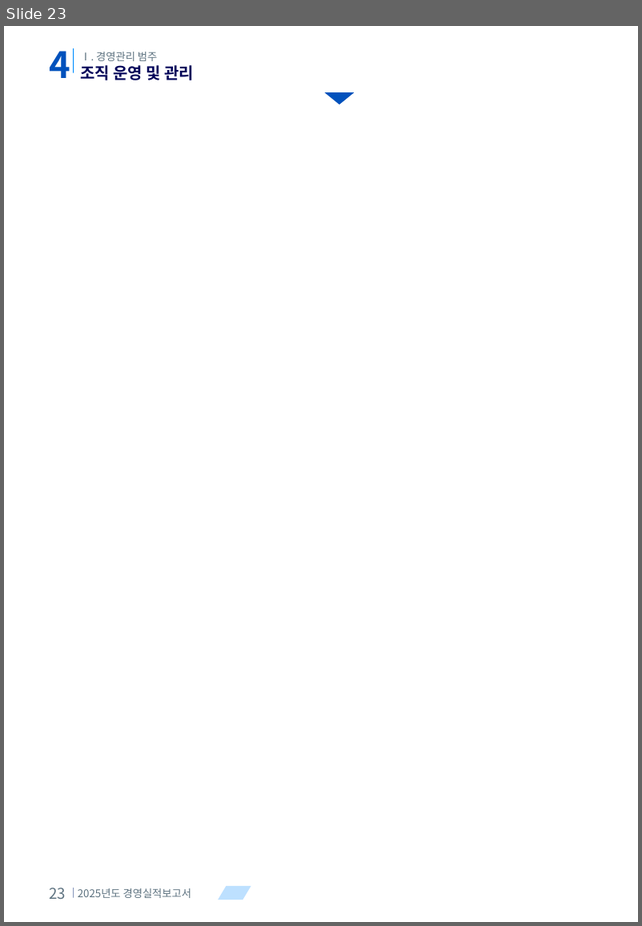
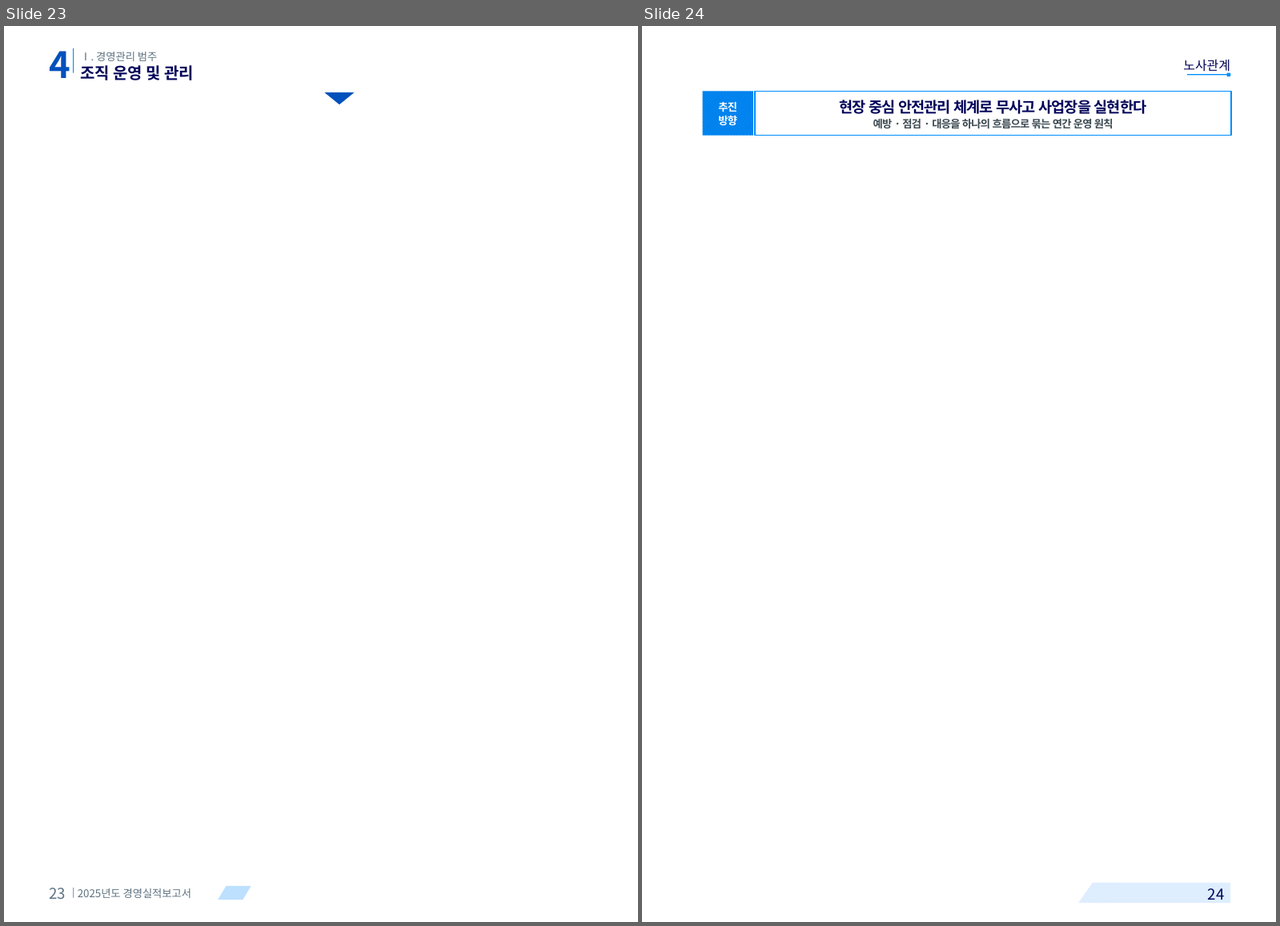
Before and after one commit to khjlsi-creator/claude, a slide deck: korad-경영평가-ppt/KORAD_경영평가_레이아웃_템플릿_A4세로.pptx. Shown side by side, each under a label of ours: slide 23 before the commit, slides 23 and 24 after it. The pictures are 642x926 and 1280x926 pixels, drawn with LibreOffice and Linux fonts; fonts in the diff are those of the drawing; background and template pictures are left out. Boxes give left, top, right and bottom in pixels: in the first picture for what was removed or moved away, otherwise in the second. Text is boxed around its words. In the diff, an @@ line names an element or a change of style, - is before the commit and + after.

```diff
--- a/korad-경영평가-ppt/KORAD_경영평가_레이아웃_템플릿_A4세로.pptx
+++ b/korad-경영평가-ppt/KORAD_경영평가_레이아웃_템플릿_A4세로.pptx
@@ slide 24 added at (642, 26, 1276, 922), background #FFFFFF @@
@@ text added at (1183, 59, 1230, 74), 12 pt, text #000359 @@
+노사관계
@@ rectangle added at (1227, 72, 1230, 76), fill #008EFF @@
@@ rectangle added at (703, 91, 753, 136), fill pattern #0990FF on #0080EA @@
@@ rectangle added at (755, 91, 1230, 136), fill #FFFFFF, outline #008EFF 1.25 pt @@
@@ rectangle added at (1187, 74, 1230, 75), fill #008EFF @@
@@ text added at (718, 102, 737, 125), 10 pt, text #FFFFFF, bold @@
+추진
+방향
@@ text added at (839, 100, 1147, 128), 10 pt, text #3B4951, bold @@
+현장 중심 안전관리 체계로 무사고 사업장을 실현한다
+예방 · 점검 · 대응을 하나의 흐름으로 묶는 연간 운영 원칙
@@ parallelogram added at (1078, 883, 1120, 903), fill #DEEEFF @@
@@ rectangle added at (1096, 883, 1230, 903), fill #DEEEFF @@
@@ text added at (1208, 888, 1224, 900), 14 pt, text #000359 @@
+24
```
Also in this commit, not shown: 12 other slides added, 6 other files.
